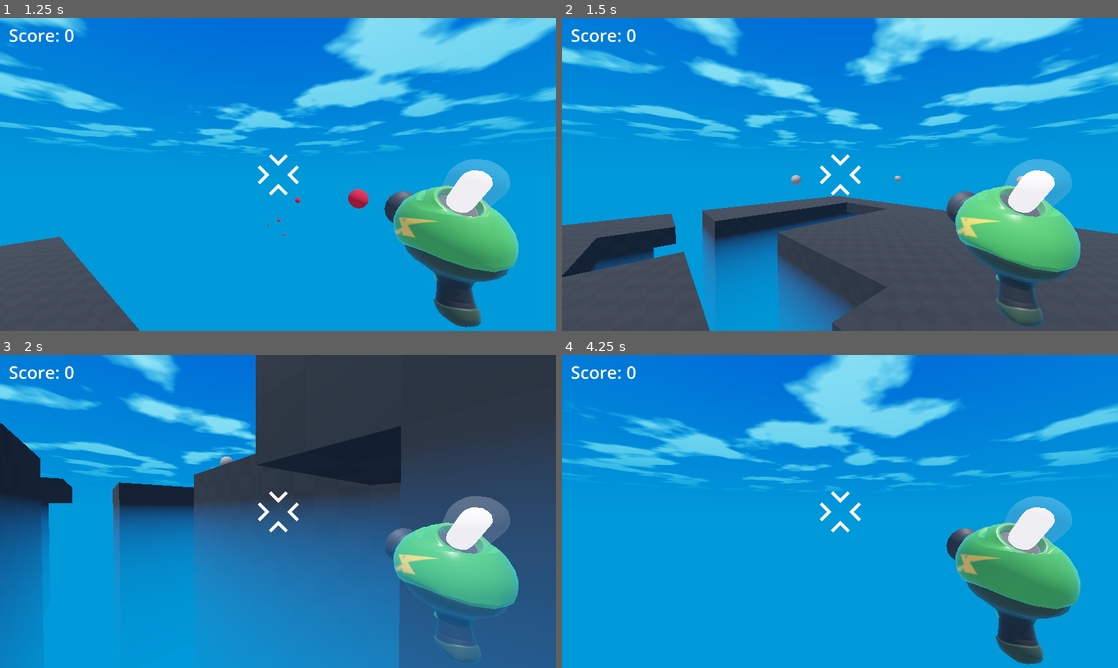
Above: before the commit, frames 1-4 (two rows, left to right).
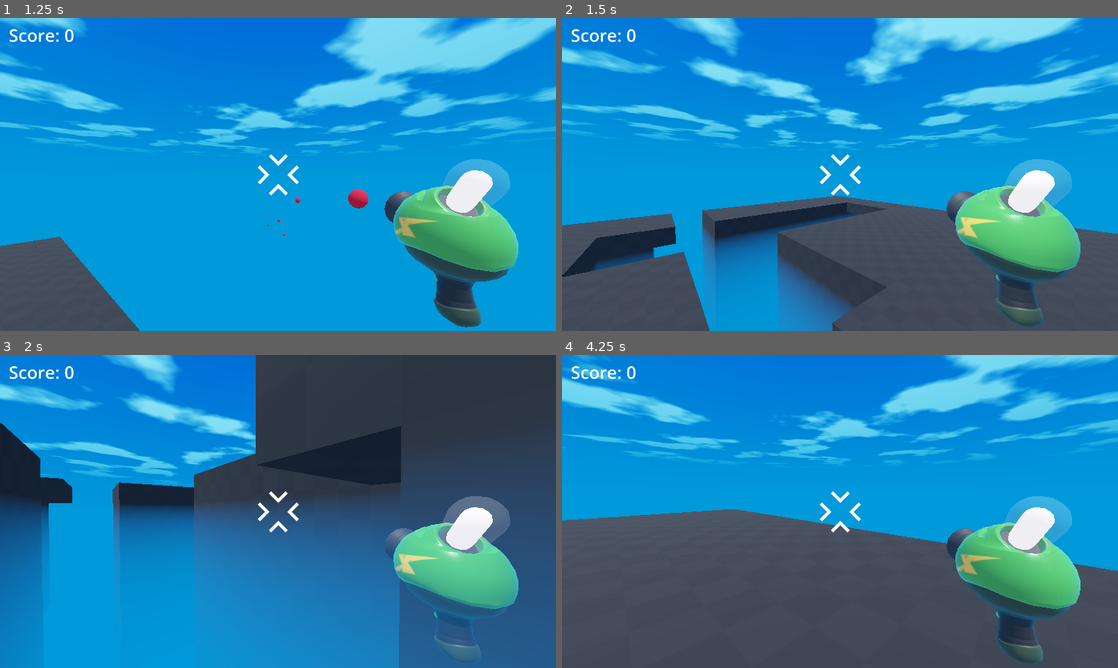
Above: after the commit, the same moments.

Repository: gdquest-demos/getting-started-with-godot-4
Game: Godot game, scene res://game.tscn
Two runs of this game, one before a commit and one after it. Both use one fixed random seed, a clock stepped at 60 frames per second and the inputs below.
Inputs (mouse positions are in pixels of both pictures, inside the frame that each line leads up to):
- Up to frame 1 (1.25 s): tap Enter at 0.5 s; move the mouse to (305, 174) at 0.52 s; press the mouse at (305, 174) at 0.53 s; hold W (move_forward) from 0.53 s (still down); tap Space (jump) at 0.77 s
- Up to frame 2 (1.5 s): keep holding W (move_forward); move the mouse to (812, 174) at 1.27 s; release the mouse at (812, 174) at 1.28 s; tap T at 1.35 s
- Up to frame 3 (2 s): keep holding W (move_forward); tap Space (jump) at 1.52 s
- Up to frame 4 (4.25 s): keep holding W (move_forward); move the mouse to (851, 505) at 2.02 s; tap Y at 2.1 s; move the mouse to (834, 517) at 2.77 s; tap Z at 2.85 s; tap Space (jump) at 3.02, 3.77 s; move the mouse to (878, 514) at 3.52 s; tap G at 3.6 s

Frame 1 is identical in both runs. In frame 2, less than 0.1% of the frame differs, in the area x 41-83%, y 50-54%; in frame 3, less than 0.1%; in frame 4, 58%, in the area x 0-100%, y 0-100%.

Commit message:
fix incorrect enemy spawn position

Diff:
--- a/3d-project-completed/game.tscn
+++ b/3d-project-completed/game.tscn
@@ -37,7 +37,7 @@
 environment = SubResource("Environment_pev5d")
 
 [node name="KillPlane" type="Area3D" parent="."]
-transform = Transform3D(1, 0, 0, 0, 1, 0, 0, 0, 1, 0, -2, 0)
+transform = Transform3D(1, 0, 0, 0, 1, 0, 0, 0, 1, 0, -5, 0)
 collision_layer = 0
 collision_mask = 2
 monitorable = false
@@ -60,13 +60,13 @@
 transform = Transform3D(1, 0, 0, 0, -0.370168, 0.928965, 0, -0.928965, -0.370168, -0.515401, 8.99704, 0)
 
 [node name="MobSpawner3D" parent="." instance=ExtResource("5_7vlo8")]
-transform = Transform3D(1, 0, 0, 0, 1, 0, 0, 0, 1, 0.877757, 1.60562, 18.8959)
+transform = Transform3D(1, 0, 0, 0, 1, 0, 0, 0, 1, -2.12224, 1.5, 17.8959)
 
 [node name="MobSpawner3D2" parent="." instance=ExtResource("5_7vlo8")]
-transform = Transform3D(1, 0, 0, 0, 1, 0, 0, 0, 1, 16.7262, 1.41616, 19.4995)
+transform = Transform3D(1, 0, 0, 0, 1, 0, 0, 0, 1, 15.7262, 1.5, 18.4995)
 
 [node name="MobSpawner3D3" parent="." instance=ExtResource("5_7vlo8")]
-transform = Transform3D(1, 0, 0, 0, 1, 0, 0, 0, 1, 16.7262, 1.72935, 0.15167)
+transform = Transform3D(1, 0, 0, 0, 1, 0, 0, 0, 1, 15.7262, 1.5, -0.699634)
 
 [node name="ScoreLabel" type="Label" parent="."]
 unique_name_in_owner = true
--- a/3d-project-completed/mob.gd
+++ b/3d-project-completed/mob.gd
@@ -26,3 +26,8 @@
 		var direction_back = player.global_position.direction_to(global_position)
 		var random_upward_force = Vector3.UP * randf() * 5.0
 		apply_central_impulse(direction_back.rotated(Vector3.UP, randf_range(-0.2, 0.2)) * 10.0 + random_upward_force)
+		%DeathTimer.start()
+
+
+func _on_death_timer_timeout():
+	queue_free()
--- a/3d-project-completed/mob.tscn
+++ b/3d-project-completed/mob.tscn
@@ -8,6 +8,7 @@
 
 [node name="Mob" type="RigidBody3D"]
 transform = Transform3D(1, 0, 0, 0, 1, 0, 0, 0, 1, 0, 1.66374, 14)
+top_level = true
 gravity_scale = 0.0
 script = ExtResource("1_e60uy")
 
@@ -16,3 +17,9 @@
 
 [node name="CollisionShape3D" type="CollisionShape3D" parent="."]
 shape = SubResource("SphereShape3D_gkbwe")
+
+[node name="DeathTimer" type="Timer" parent="."]
+unique_name_in_owner = true
+one_shot = true
+
+[connection signal="timeout" from="DeathTimer" to="." method="_on_death_timer_timeout"]
--- a/3d-project-completed/spawner_3d.gd
+++ b/3d-project-completed/spawner_3d.gd
@@ -8,4 +8,5 @@
 func _on_timer_timeout():
 	var new_mob = mob_to_spawn.instantiate()
 	add_child(new_mob)
+	new_mob.global_position = global_position
 	mob_spawned.emit(new_mob)
--- a/3d-project-completed/spawner_3d.tscn
+++ b/3d-project-completed/spawner_3d.tscn
@@ -2,10 +2,12 @@
 
 [ext_resource type="Script" path="res://spawner_3d.gd" id="1_5kn8d"]
 
-[node name="MobSpawner3D" type="Node3D"]
+[node name="MobSpawner3D" type="Marker3D"]
+gizmo_extents = 1.0
 script = ExtResource("1_5kn8d")
 
 [node name="Timer" type="Timer" parent="."]
+wait_time = 2.5
 autostart = true
 
 [connection signal="timeout" from="Timer" to="." method="_on_timer_timeout"]
Not shown: 4 places in 3d-project-completed/floor.tres that only renumber resources
